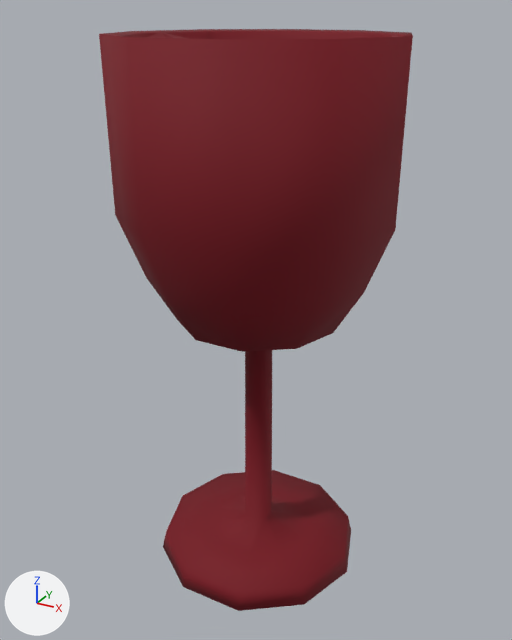
Before and after pictures for a commit that changed the FBX model Assets/Resources/Modelos/Copa.fbx.
One viewpoint serves both versions: a 50 mm lens placed at (-0.92, -3.29, 4.5), pointed at (-2.66, -0.12, 2.92). The lights are fixed; the arrows at lower left show +X, +Y and +Z. Vertices at the same position are counted once.

Names of what the first picture shows: 'Copa'.
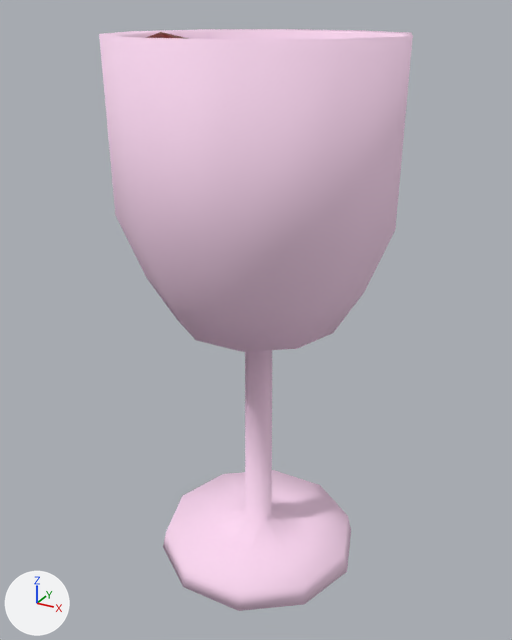
Where the change shows, as pixel boxes (x1, y1, x2, y2) in the pictures (512 x 640 px):
part 1 of me_vert_001, recoloured (red to white)
    both: (116, 216, 395, 352)
part 2 of me_vert_001, recoloured (red to white)
    both: (163, 470, 351, 611)
part 3 of me_vert_001, recoloured (red to white)
    both: (99, 29, 283, 254)
part 4 of me_vert_001, recoloured (red to white)
    both: (223, 29, 413, 254)
part 5 of me_vert_001, recoloured (red to white)
    both: (245, 350, 272, 521)
part 6 of me_vert_001, recoloured
    both: (146, 32, 188, 39)

What changed in the scene script:
```text
Add mat_material_vino:
    mat_material_vino = principled_material('Material_Vino')
    mat_material_vino.base_color = (0.18, 0.0014, 0.0)  # dark red #760500
    mat_material_vino.roughness = 0.463
Add mat_material_cristal:
    mat_material_cristal = principled_material('Material_Cristal')
    mat_material_cristal.base_color = (1.0, 0.709, 0.908)  # white #ffdbf4
    mat_material_cristal.roughness = 0.807
Change me_vert_001:
    where me_vert_001.from_pydata(...)  # 253 vertices, 248 faces; spans x -0.74..0.74, y -0.71..0.71, z 0.0..3.0
    used by ob_copa; location = (-2.644, -0.124, 1.396)
    me_vert_001 part 1: 50 of the faces centred in x -0.6..0.6, y -0.63..0.63, z 1.49..1.97 switch from mat_material_003 (dark red #770015) to mat_material_cristal (white #ffdbf4)
    me_vert_001 part 2: 30 of the faces centred in x -0.54..0.54, y -0.56..0.56, z 0.06..0.16 switch from mat_material_003 (dark red #770015) to mat_material_cristal (white #ffdbf4)
    me_vert_001 part 3: 15 of the faces centred in x -0.67..0.0, y -0.7..0.57, z 2.57..3.0 switch from mat_material_003 (dark red #770015) to mat_material_cristal (white #ffdbf4)
    me_vert_001 part 4: 15 of the faces centred in x 0.0..0.67, y -0.57..0.7, z 2.57..3.0 switch from mat_material_003 (dark red #770015) to mat_material_cristal (white #ffdbf4)
    me_vert_001 part 5: 10 of the faces centred in x -0.07..0.07, y -0.08..0.08, z 0.82 switch from mat_material_003 (dark red #770015) to mat_material_cristal (white #ffdbf4)
    me_vert_001 part 6: 128 of the faces centred in x -0.56..0.51, y -0.56..0.56, z 1.67..2.89 switch from mat_material_003 (dark red #770015) to mat_material_vino (dark red #760500)
```
